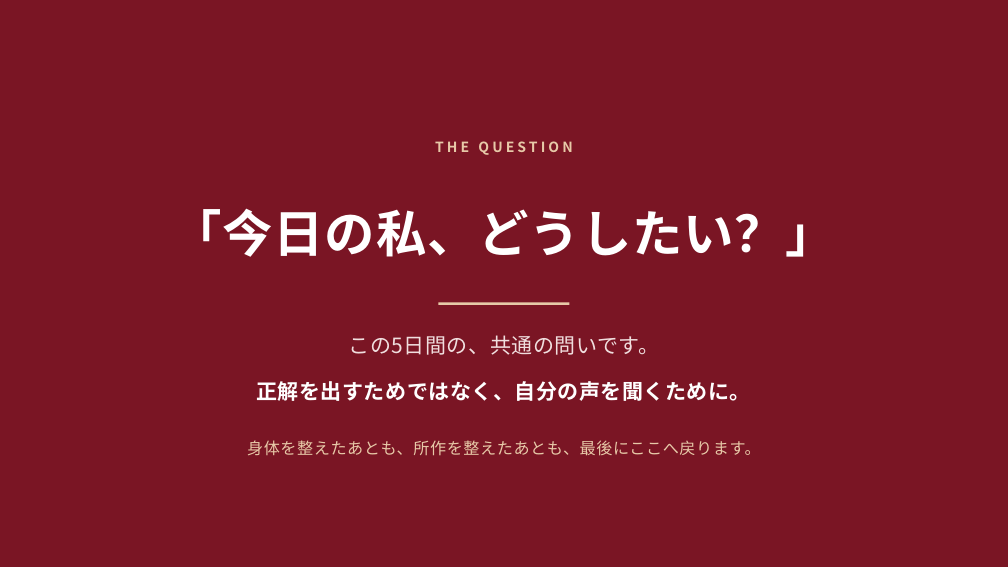
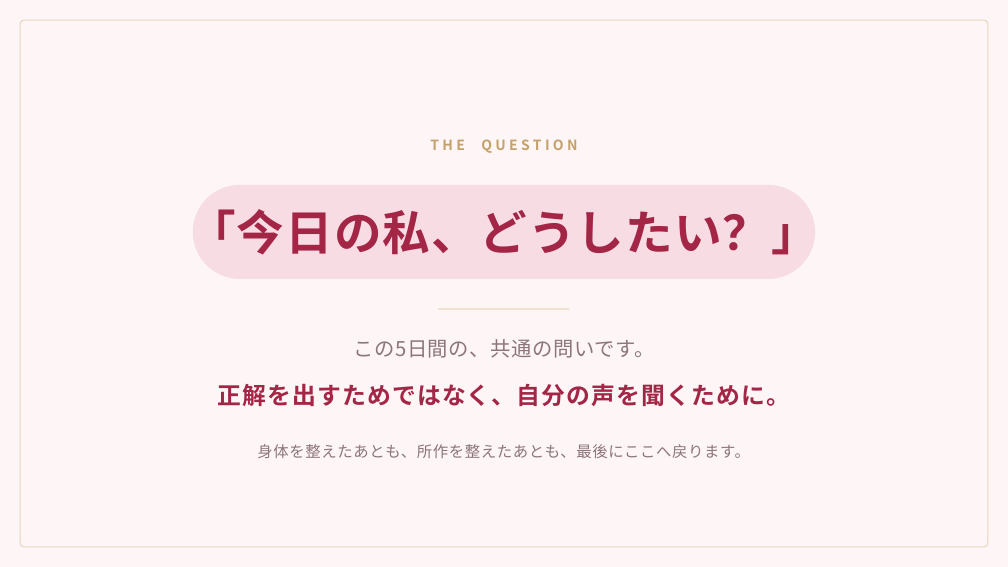
Before and after one commit to shiori0823/shiorin-trainer, a slide deck: slide 9 of jv-5days/deck/5days-kickoff.pptx. Drawn at 1008x567 pixels with LibreOffice and Linux fonts; fonts in the diff are those of the drawing. Boxes give left, top, right and bottom in pixels: in the first picture for what was removed or moved away, otherwise in the second. Text is boxed around its words. In the diff, an @@ line names an element or a change of style, - is before the commit and + after.

```diff
--- a/jv-5days/deck/5days-kickoff.pptx
+++ b/jv-5days/deck/5days-kickoff.pptx
@@ background #7A1524 to #FDF5F6 @@
@@ rounded rectangle added at (20,20,988,546), fill #FDF5F6, outline #E8D8BC 0.75 pt @@
@@ text "THE QUESTION" at (430,139,577,153): text colour #E7C9A8 to #C4A06A, letter spacing 2.2 to 2.4 pt @@
@@ text "「今日の私、どうしたい？」" at (188,209,819,255): size 36 to 34 pt, text colour #FFFFFF to #A42647, letter spacing 0.6 to 0.8 pt @@
@@ rounded rectangle added at (194,185,814,278), fill #F7DCE3, outline #F7DCE3 1 pt @@
@@ rectangle: place and size @@
-rectangle at (438,302,570,305)
+rectangle at (438,308,570,309)
@@ rectangle at (438,308,570,309): fill #E7C9A8 to #E8D8BC @@
@@ text "この5日間の、共通の問いです。" at (353,339,654,358): size 15 to 14.5 pt, text colour #F0DEDE to #8C757C @@
@@ text "正解を出すためではなく、自分の声を聞くために。": place and size @@
-text "正解を出すためではなく、自分の声を聞くために。" at (256,381,751,401)
+text "正解を出すためではなく、自分の声を聞くために。" at (217,383,790,406)
@@ text "正解を出すためではなく、自分の声を聞くために。" at (217,383,790,406): size 15 to 17 pt, text colour #FFFFFF to #A42647, letter spacing 0.4 to 0.8 pt @@
@@ text "身体を整えたあとも、所作を整えたあとも、最後にここへ戻ります。": place and size @@
-text "身体を整えたあとも、所作を整えたあとも、最後にここへ戻ります。" at (247,440,761,456)
+text "身体を整えたあとも、所作を整えたあとも、最後にここへ戻ります。" at (257,444,749,458)
@@ text "身体を整えたあとも、所作を整えたあとも、最後にここへ戻ります。" at (257,444,749,458): size 11.5 to 11 pt, text colour #E7C9A8 to #8C757C @@
```
Also in this commit, not shown: 11 other slides changed, 5 other files.
